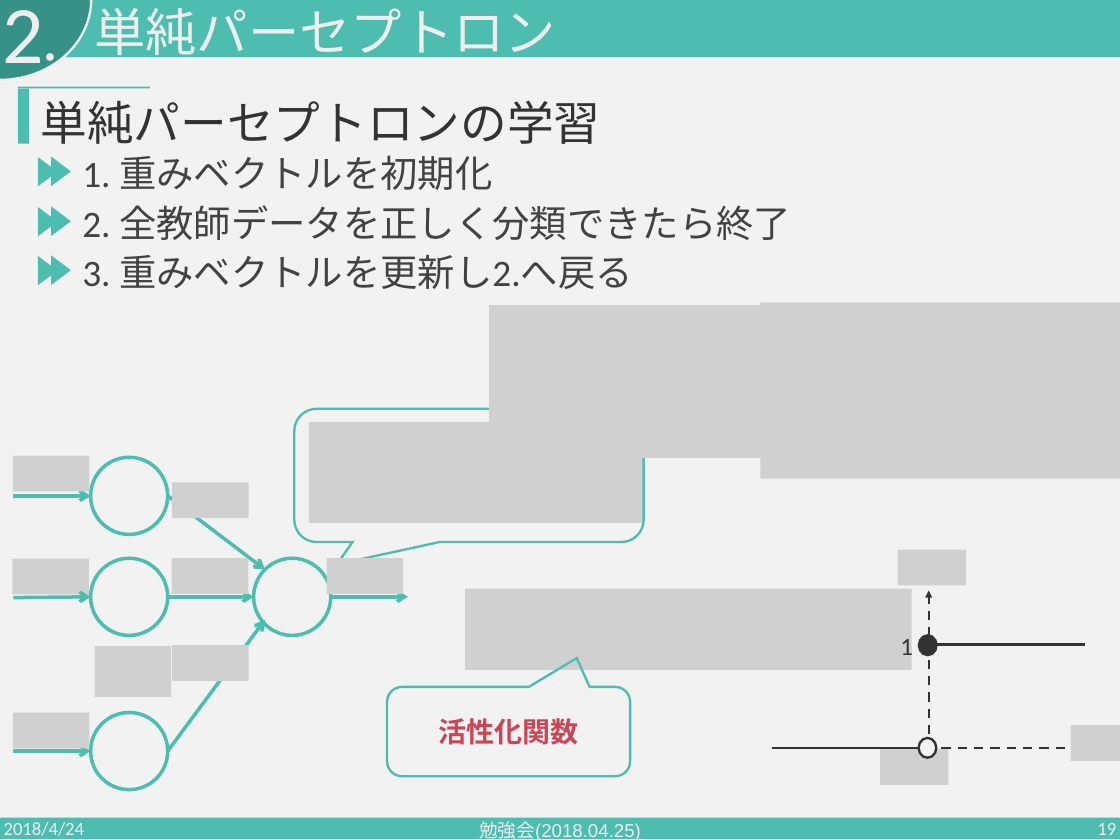
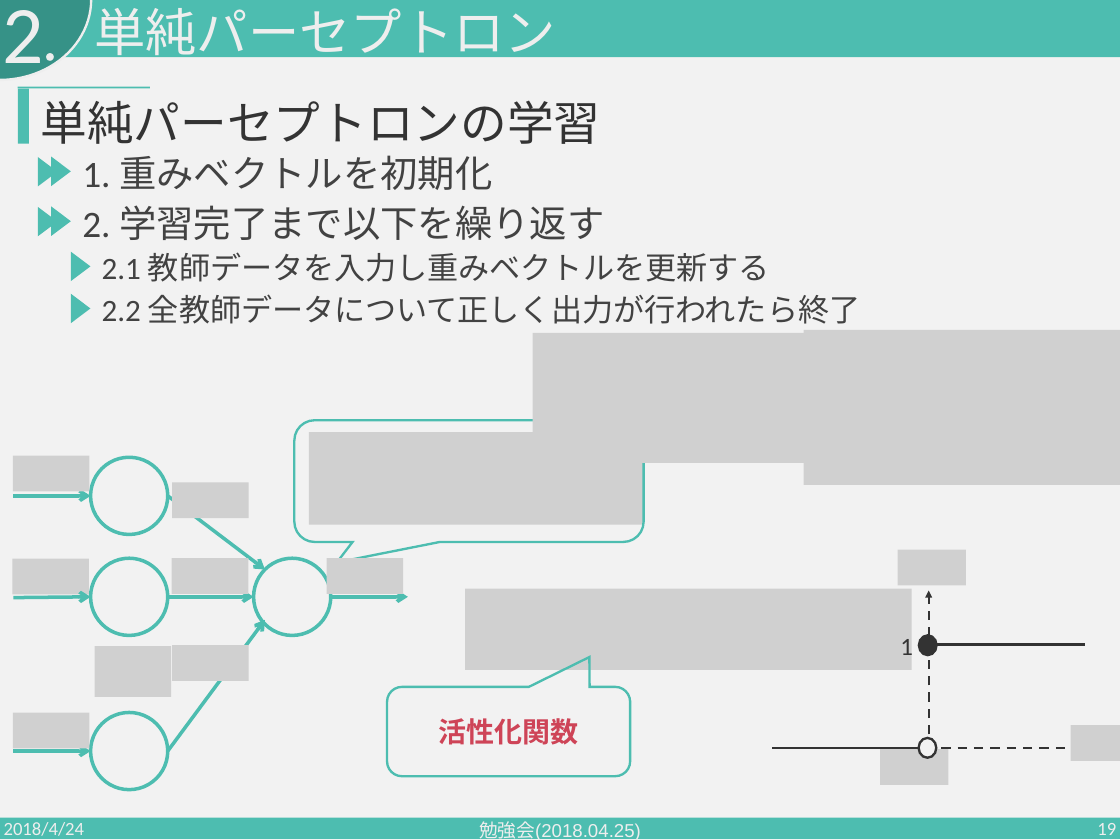
Before and after one commit to PajamaDrive/lab-study, a slide deck: slide 19 of 勉強会2018.04.25.pptx. Drawn at 1120x840 pixels with LibreOffice and Linux fonts; fonts in the diff are those of the drawing; grey boxes stand for pictures. Boxes give left, top, right and bottom in pixels: in the first picture for what was removed or moved away, otherwise in the second. Text is boxed around its words. In the diff, an @@ line names an element or a change of style, - is before the commit and + after.

```diff
--- a/勉強会2018.04.25.pptx
+++ b/勉強会2018.04.25.pptx
@@ text added at <box>82,205,604,240</box>, 48 pt, text #424242 @@
+2. 学習完了まで以下を繰り返す
@@ triangle: place and size @@
-triangle at <box>52,255,71,285</box>
+triangle at <box>71,251,91,281</box>
@@ text at <box>102,252,770,282</box>: text changed; size 48 to 40 pt @@
-3. 重みベクトルを更新し2.へ戻る
+2.1 教師データを入力し重みベクトルを更新する
@@ triangle: place and size @@
-triangle at <box>38,256,58,286</box>
+triangle at <box>71,293,91,323</box>
@@ text at <box>102,294,860,324</box>: text changed; size 48 to 40 pt @@
-2. 全教師データを正しく分類できたら終了
+2.2 全教師データについて正しく出力が行われたら終了
@@ picture: place and size @@
-picture at <box>489,305,772,458</box>
+picture at <box>533,333,815,463</box>
@@ picture: place and size @@
-picture at <box>760,302,1120,479</box>
+picture at <box>804,330,1120,485</box>
@@ rounded speech box: place and size @@
-rounded speech box at <box>295,409,644,542</box>
+rounded speech box at <box>295,420,644,542</box>
@@ picture: place and size @@
-picture at <box>309,422,644,522</box>
+picture at <box>309,432,644,525</box>
```
Also in this commit, not shown: 16 other slides changed, 2 slides added.
